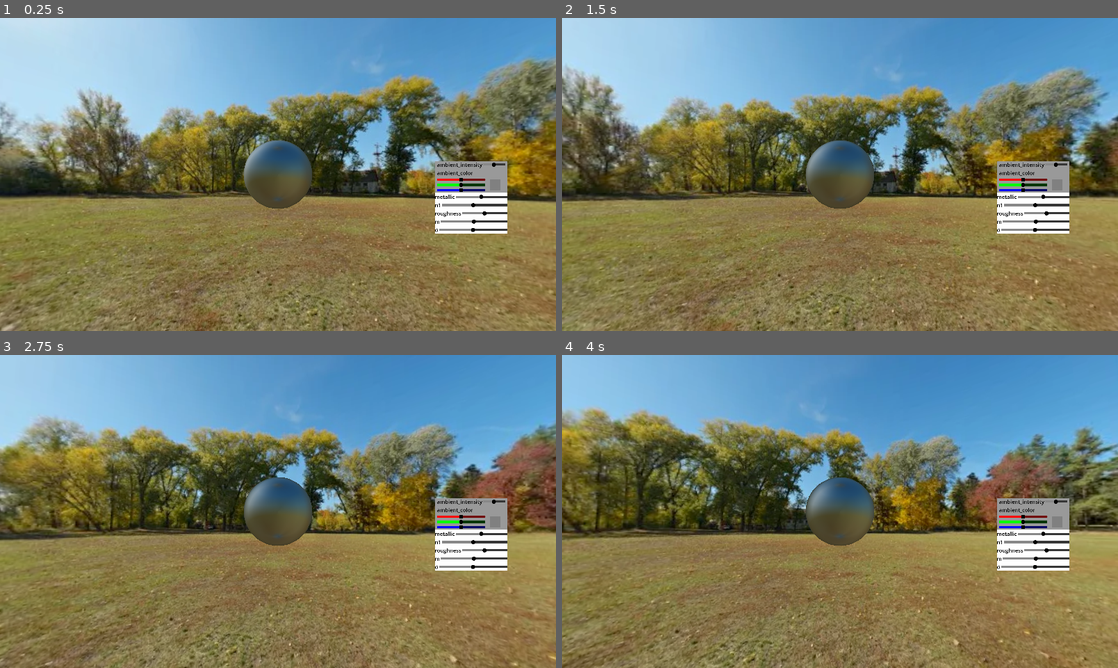
Above: before the commit, frames 1-4 (two rows, left to right).
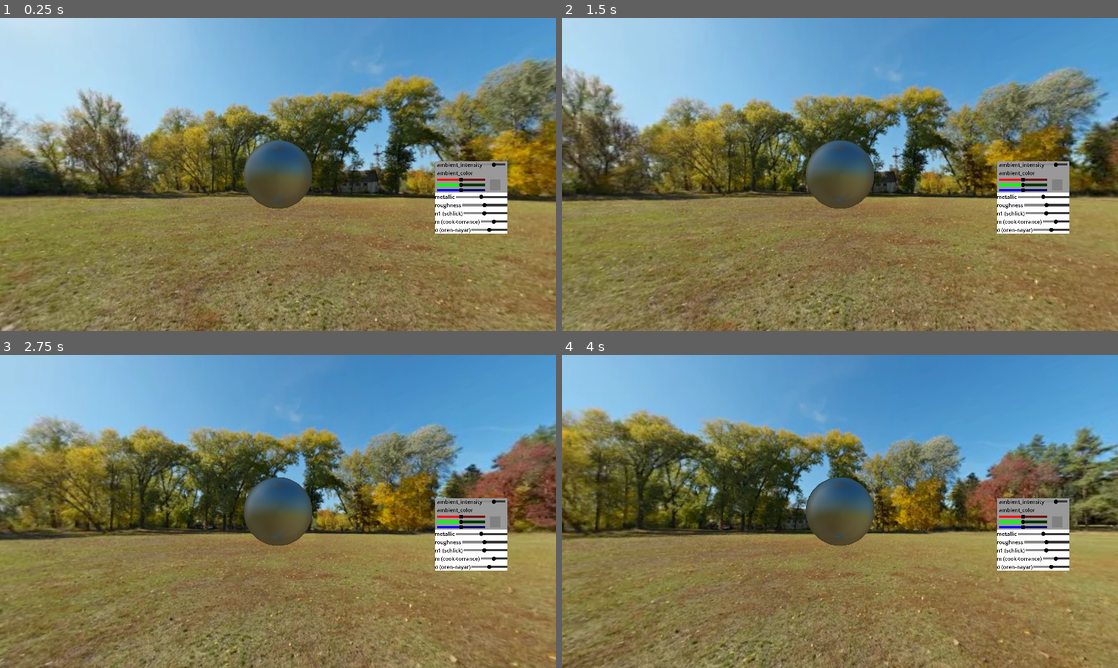
Above: after the commit, the same moments.

Repository: RichardMJaks/pbs-shading
Game: Godot game, scene res://main.tscn
Two runs of this game, one before a commit and one after it. Both use one fixed random seed, a clock stepped at 60 frames per second and the inputs below.
Inputs:
- Up to frame 1 (0.25 s): no input
- Up to frame 2 (1.5 s): no input
- Up to frame 3 (2.75 s): no input
- Up to frame 4 (4 s): no input

The runs differ from the first frame. In frame 1, 0.4% of the frame differs, in the area x 43-90%, y 39-69%; in frame 2, 0.4%; in frame 3, 0.4%; in frame 4, 0.3%.

Commit message:
added cook-torrance

Diff:
--- a/main.gdshader
+++ b/main.gdshader
@@ -11,6 +11,42 @@
 uniform float n1: hint_range(0.0, 1.0, 0.01) = 0.5;
 uniform float m: hint_range(0.0, 1.0, 0.01) = 0.5;
 uniform float sigma: hint_range(0.0, 1.5, 0.01) = 0.5;
+
+vec3 oren_nayar(vec3 normal,vec3 view_dir, vec3 light, vec3 color ) {
+	float L = max(0, dot(normal, light));
+	float V = max(0, dot(normal, view_dir));
+	float sigma_squared = pow(sigma, 2);
+	float A = 1.0 - 0.5 * (sigma_squared / (sigma_squared + 0.33));
+	float B = 0.45 * (sigma_squared / (sigma_squared + 0.09));
+	vec3 v_proj = normalize(view_dir - normal * V);
+	vec3 l_proj = normalize(light_dir - normal * L);
+	vec3 l_brdf = color / PI;
+	float alpha = max(acos(dot(view_dir, normal)), acos(dot(light_dir, normal)));
+	float beta = min(acos(dot(view_dir, normal)), acos(dot(light_dir, normal)));
+	float proj_dot = max(0, dot(v_proj, l_proj));
+	float calc = sqrt((1.0 - pow(L, 2) * (1.0 - pow(V, 2)))) / max(L, V);
+	vec3 oren_nayar = l_brdf * (A + B * proj_dot * calc);
+	return oren_nayar;
+}
+
+vec3 cook_torrance(vec3 light, vec3 view_dir, vec3 normal, vec3 color) {
+	// Distribution term
+	vec3 h = normalize(light + view_dir);
+	float ndh = dot(normal, h);
+	float D_1 = (1.0 / (pow(m, 2) * pow(ndh, 4)));
+	float D_2 = -pow(sqrt(1.0 - pow(ndh, 2)) / (ndh * m), 2);
+	float D = pow(D_1 * E, D_2);
+
+	// Fresnel
+	float r0 = pow((1.0 - n1) / (1.0 + n1), 2.0);
+    float fresnel = r0 + (1.0 - r0) * pow(1.0 - dot(h, normal), 5.0);
+
+	vec3 G = oren_nayar(h, view_dir, light, color);
+
+	vec3 ct = (fresnel * D * G) / 4.0 * dot(normal, view_dir) * dot(normal, light);
+
+	return ct;
+}
 
 void fragment() {
     // Get the normal in world space
@@ -53,23 +89,12 @@
     float fresnel = r0 + (1.0 - r0) * pow(1.0 - NdotV, 5.0); // Using metallic instead of R0
 
 	// Oren-Nayar diffuse
-	float L = max(0, dot(normal, light_dir));
-	float V = max(0, dot(normal, view_dir));
-	float sigma_squared = pow(sigma, 2);
-	float A = 1.0 - 0.5 * (sigma_squared / (sigma_squared + 0.33));
-	float B = 0.45 * (sigma_squared / (sigma_squared + 0.09));
-	vec3 v_proj = normalize(view_dir - normal * V);
-	vec3 l_proj = normalize(light_dir - normal * L);
-	vec3 l_brdf = COLOR.rgb / PI;
-	float alpha = max(acos(dot(view_dir, normal)), acos(dot(light_dir, normal)));
-	float beta = min(acos(dot(view_dir, normal)), acos(dot(light_dir, normal)));
-	float proj_dot = max(0, dot(v_proj, l_proj));
-	float calc = sqrt((1.0 - pow(L, 2) * (1.0 - pow(V, 2)))) / max(L, V);
-	vec3 oren_nayar = l_brdf * (A + B * proj_dot * calc);
+	vec3 oren_nayar = oren_nayar(normal, view_dir, light, COLOR.rgb);
 
+	vec3 ct = cook_torrance(light, view_dir, normal, COLOR.rgb);
     // **Final color calculation**
     vec3 ambient_light = blurred_color * ambient_intensity;  // Ambient lighting
-    vec3 specular_light = vec3(fresnel) * specular;         // Specular reflection
+    vec3 specular_light = ct;         // Specular reflection
     vec3 diffuse_light = (1.0 - fresnel) * (1.0 - metallic) * oren_nayar * blurred_color;  // Diffuse reflection
 
     vec3 final_color = ambient_light + specular_light + diffuse_light;
--- a/main.tscn
+++ b/main.tscn
@@ -330,6 +330,30 @@
 step = 0.01
 value = 0.5
 
+[node name="Roughness" type="HBoxContainer" parent="UI/Controls/VBoxContainer"]
+layout_mode = 2
+size_flags_vertical = 3
+script = ExtResource("7_5vw27")
+property_name = "roughness_factor"
+
+[node name="Label" type="Label" parent="UI/Controls/VBoxContainer/Roughness"]
+layout_mode = 2
+theme_override_colors/font_color = Color(0, 0, 0, 1)
+theme_override_font_sizes/font_size = 24
+text = "roughness"
+
+[node name="HSlider" type="HSlider" parent="UI/Controls/VBoxContainer/Roughness"]
+layout_mode = 2
+size_flags_horizontal = 3
+size_flags_vertical = 4
+theme_override_icons/grabber = SubResource("GradientTexture2D_5vw27")
+theme_override_styles/slider = SubResource("StyleBoxFlat_kek77")
+theme_override_styles/grabber_area = SubResource("StyleBoxFlat_4c57u")
+theme_override_styles/grabber_area_highlight = SubResource("StyleBoxFlat_efxa6")
+max_value = 1.0
+step = 0.01
+value = 0.5
+
 [node name="n1" type="HBoxContainer" parent="UI/Controls/VBoxContainer"]
 layout_mode = 2
 size_flags_vertical = 3
@@ -340,7 +364,7 @@
 layout_mode = 2
 theme_override_colors/font_color = Color(0, 0, 0, 1)
 theme_override_font_sizes/font_size = 24
-text = "n1"
+text = "n1 (schlick)"
 
 [node name="HSlider" type="HSlider" parent="UI/Controls/VBoxContainer/n1"]
 layout_mode = 2
@@ -355,30 +379,6 @@
 step = 0.01
 value = 0.5
 
-[node name="Roughness" type="HBoxContainer" parent="UI/Controls/VBoxContainer"]
-layout_mode = 2
-size_flags_vertical = 3
-script = ExtResource("7_5vw27")
-property_name = "roughness_factor"
-
-[node name="Label" type="Label" parent="UI/Controls/VBoxContainer/Roughness"]
-layout_mode = 2
-theme_override_colors/font_color = Color(0, 0, 0, 1)
-theme_override_font_sizes/font_size = 24
-text = "roughness"
-
-[node name="HSlider" type="HSlider" parent="UI/Controls/VBoxContainer/Roughness"]
-layout_mode = 2
-size_flags_horizontal = 3
-size_flags_vertical = 4
-theme_override_icons/grabber = SubResource("GradientTexture2D_5vw27")
-theme_override_styles/slider = SubResource("StyleBoxFlat_kek77")
-theme_override_styles/grabber_area = SubResource("StyleBoxFlat_4c57u")
-theme_override_styles/grabber_area_highlight = SubResource("StyleBoxFlat_efxa6")
-max_value = 1.0
-step = 0.01
-value = 0.5
-
 [node name="m" type="HBoxContainer" parent="UI/Controls/VBoxContainer"]
 layout_mode = 2
 size_flags_vertical = 3
@@ -389,7 +389,7 @@
 layout_mode = 2
 theme_override_colors/font_color = Color(0, 0, 0, 1)
 theme_override_font_sizes/font_size = 24
-text = "m"
+text = "m (cook-torrance)"
 
 [node name="HSlider" type="HSlider" parent="UI/Controls/VBoxContainer/m"]
 layout_mode = 2
@@ -413,7 +413,7 @@
 layout_mode = 2
 theme_override_colors/font_color = Color(0, 0, 0, 1)
 theme_override_font_sizes/font_size = 24
-text = "σ"
+text = "σ (oren-nayar)"
 
 [node name="HSlider" type="HSlider" parent="UI/Controls/VBoxContainer/sigma"]
 layout_mode = 2
Not shown: 1 places in main.tscn that only renumber resources
